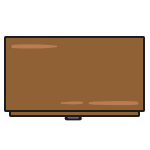
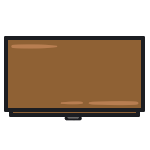
Two versions of the same layered image (150x150). Layer-by-layer changes:
painted on "Paint Layer 3" over (x1=4, y1=36, x2=145, y2=117)
